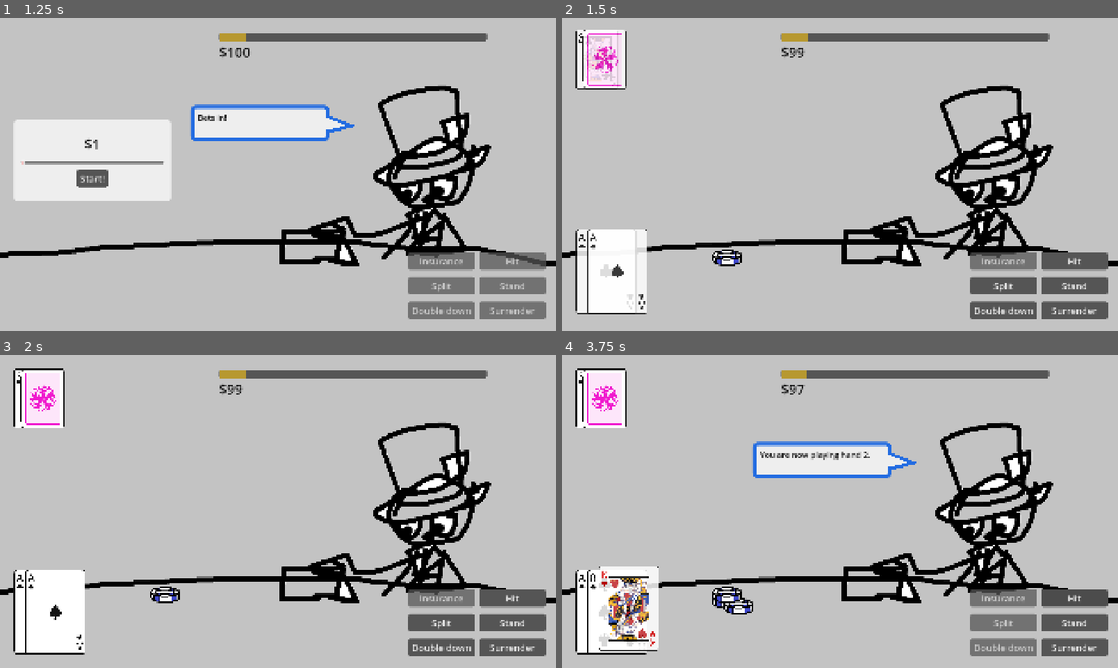
Above: before the commit, frames 1-4 (two rows, left to right).
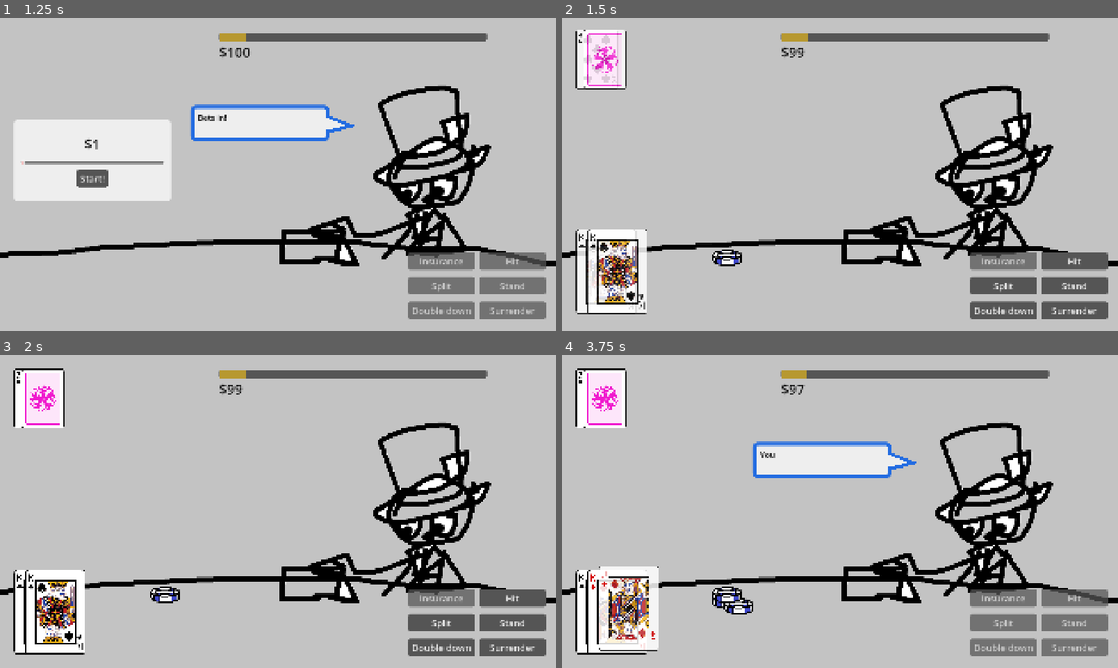
Above: after the commit, the same moments.

Repository: Tofutush/blackjack-with-sky
Game: Godot game, scene res://scenes/Start/Start.tscn
Same seed, same stepped clock (60 frames per second), same inputs: the game is played once before the commit and once after it.
Inputs:
- Up to frame 1 (1.25 s): click "Start" at 0.5 s
- Up to frame 2 (1.5 s): click "Start!" at 1.25 s
- Up to frame 3 (2 s): no input
- Up to frame 4 (3.75 s): click "Split" at 2 s; click "Double down" at 2.75 s; click "Hit" at 3.5 s

Frame 1 is identical in both runs. In frame 2, 1.9% of the frame differs, in the area x 3-15%, y 5-94%; in frame 3, 1.2%; in frame 4, 3.6%, in the area x 3-99%, y 5-97%.

Commit message:
stop rigging

Diff:
--- a/scenes/Main/main.gd
+++ b/scenes/Main/main.gd
@@ -164,14 +164,10 @@
 	dealerHand.linkDisplay($DealerDeckDisplay)
 
 	# deal initial cards
-	#playerHands[0].addCard(mainDeck.drawRandom())
-	#playerHands[0].addCard(mainDeck.drawRandom())
-	playerHands[0].addCard(mainDeck.drawRigged('A'))
-	playerHands[0].addCard(mainDeck.drawRigged('A'))
+	playerHands[0].addCard(mainDeck.drawRandom())
+	playerHands[0].addCard(mainDeck.drawRandom())
 	dealerHand.addCard(mainDeck.drawRandom())
 	dealerHand.addCard(mainDeck.drawRandom(), true)
-	#dealerHand.addCard(mainDeck.drawRigged('A'))
-	#dealerHand.addCard(mainDeck.drawRigged('10'), true)
 
 	# check natural blackjack
 	if playerHands[0].isNaturalBlackjack():
@@ -232,8 +228,7 @@
 ### 6 player options. these signals are middleman signals from $PlayerButtons
 
 func _on_player_hit() -> void:
-	if playerIdx == 1: playerHands[playerIdx].addCard(mainDeck.drawRigged('K'))
-	else: playerHands[playerIdx].addCard(mainDeck.drawRandom())
+	playerHands[playerIdx].addCard(mainDeck.drawRandom())
 	$PlayerButtons.disableButton('double down')
 	$PlayerButtons.disableButton('split')
 	$PlayerButtons.disableButton('insurance')
